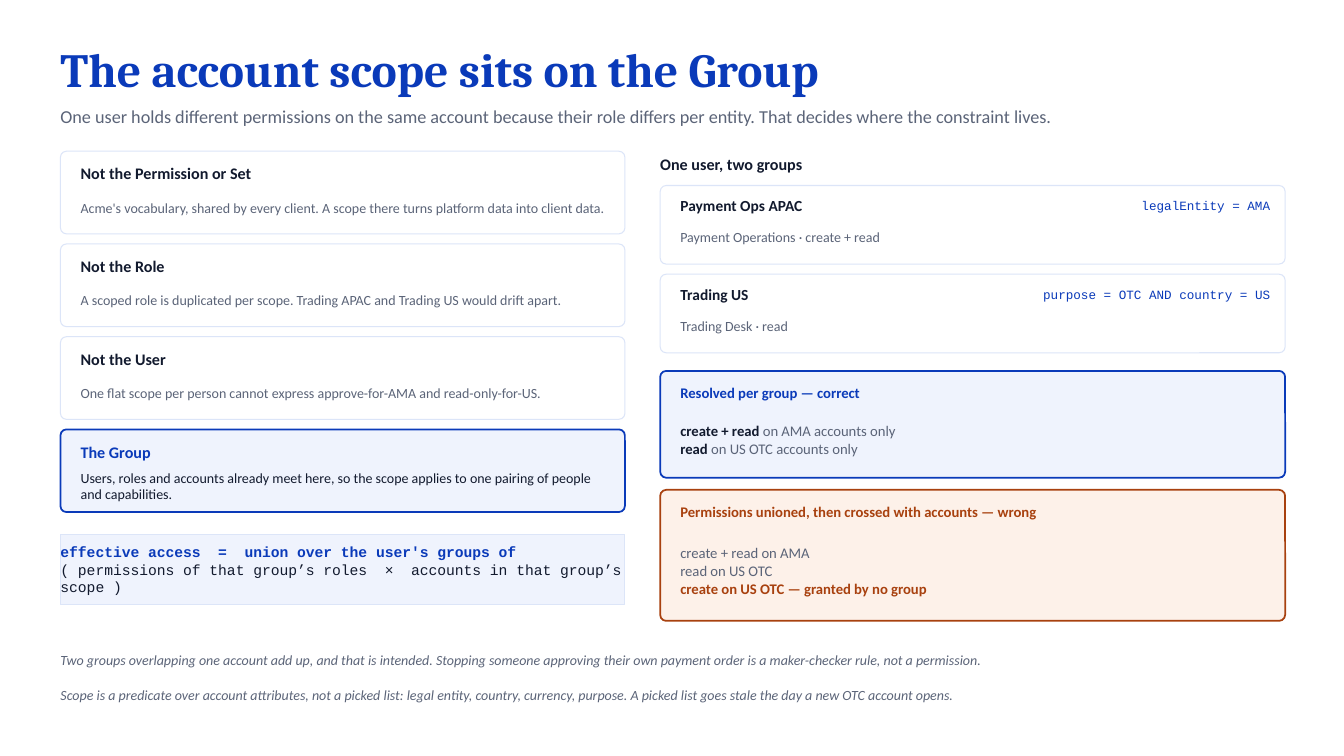
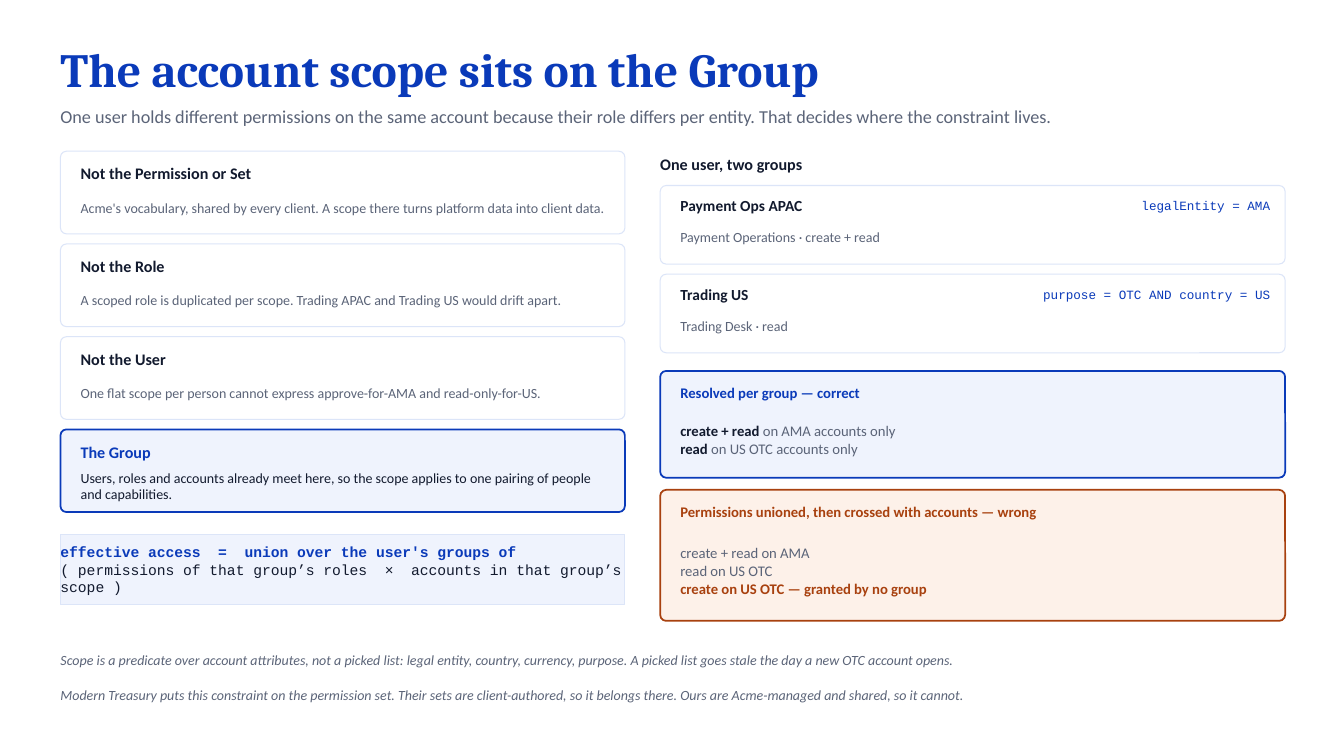
Before and after one commit to mmteoh-acme/portal-mockup, a slide deck: slide 2 of access-hierarchy-and-personas.pptx. Drawn at 1344x756 pixels with LibreOffice and Linux fonts; fonts in the diff are those of the drawing. Boxes give left, top, right and bottom in pixels: in the first picture for what was removed or moved away, otherwise in the second. Text is boxed around its words. In the diff, an @@ line names an element or a change of style, - is before the commit and + after.

```diff
--- a/access-hierarchy-and-personas.pptx
+++ b/access-hierarchy-and-personas.pptx
@@ text "Scope is a predicate over ..." moved from (x1=60, y1=690, x2=953, y2=703) to (x1=60, y1=655, x2=953, y2=668) @@
@@ text removed at (x1=60, y1=655, x2=981, y2=668) @@
-Two groups overlapping one account add up, and that is intended. Stopping someone approving their own payment order is a maker-checker rule, not a permission.
@@ text added at (x1=60, y1=690, x2=964, y2=703), 10 pt, text #5B6478, italic @@
+Modern Treasury puts this constraint on the permission set. Their sets are client-authored, so it belongs there. Ours are Acme-managed and shared, so it cannot.
```
Also in this commit, not shown: 1 other slide changed, 1 slide added, 1 other file.
